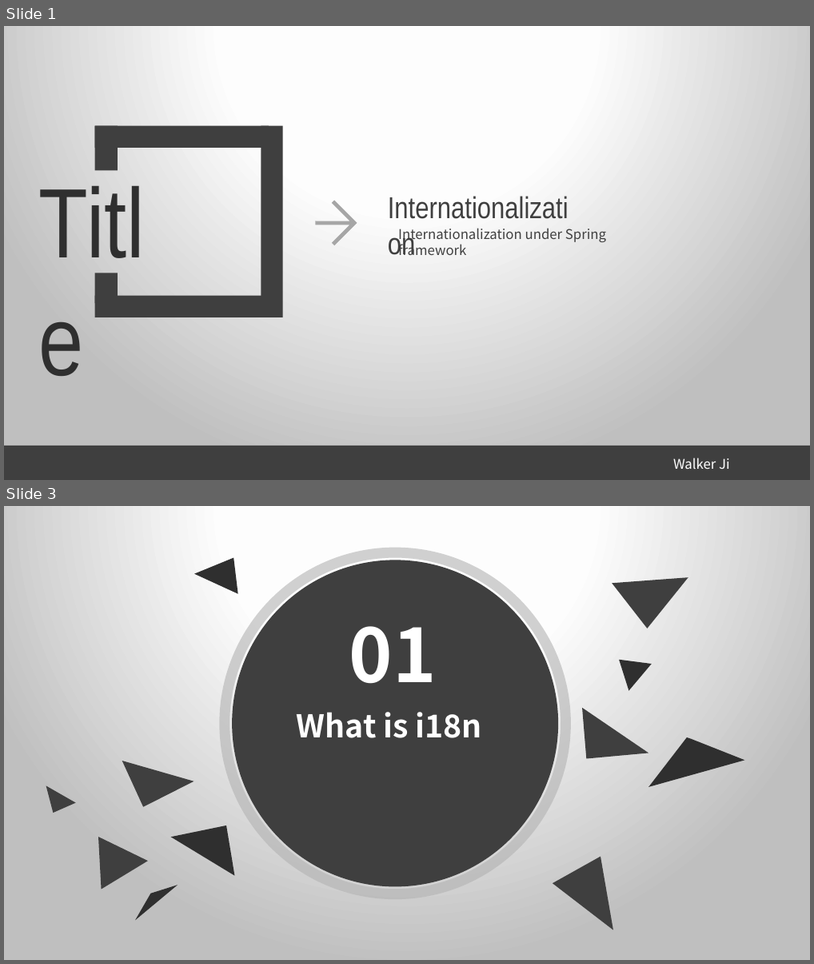
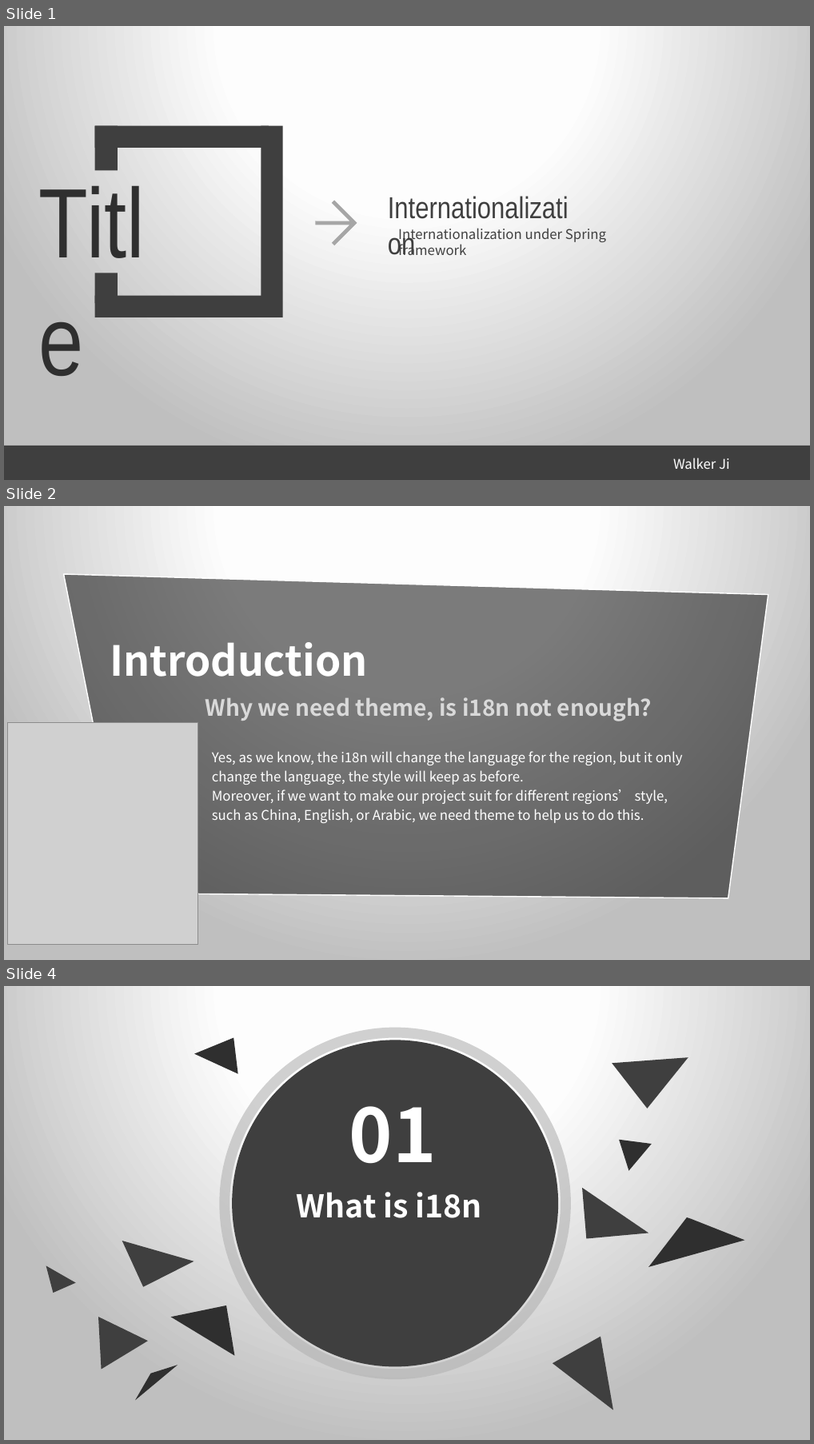
Before and after one commit to jishiting/SpringI18N, a slide deck: Internationalization.pptx. Shown one above the other, each under a label of ours: slides 1 and 3 before the commit, slides 1, 2 and 4 after it; the slides between them are not shown. The pictures are 814x964 and 814x1444 pixels, drawn with LibreOffice and Linux fonts; fonts in the diff are those of the drawing; grey boxes stand for pictures. Boxes give left, top, right and bottom in pixels: in the first picture for what was removed or moved away, otherwise in the second. Text is boxed around its words. In the diff, an @@ line names an element or a change of style, - is before the commit and + after.

```diff
--- a/Internationalization.pptx
+++ b/Internationalization.pptx
@@ slide 2 added at box(4, 506, 810, 960), background gradient #FFFFFF to #FEFEFE to #BFBFBF @@
@@ freeform shape added at box(64, 574, 769, 898), fill #0D0D0D at 54% opacity, outline #FFFFFF 1 pt @@
@@ text added at box(110, 642, 367, 676), 37 pt, text #FFFFFF, bold @@
+Introduction
@@ text added at box(206, 697, 652, 721), 20 pt, text #D9D9D9, bold @@
+Why we need theme, is i18n not enough?
@@ picture added at box(7, 723, 198, 944) @@
@@ text added at box(212, 751, 683, 823), 12 pt, text #FFFFFF @@
+Yes, as we know, the i18n will change the language for the region, but it only change the language, the style will keep as before.
+Moreover, if we want to make our project suit for different regions’ style, such as China, English, or Arabic, we need theme to help us to do this.
@@ what was slide 3 is now slide 4 @@
```
Also in this commit, not shown: 2 slides changed, 9 other slides added, 1 slide removed.
